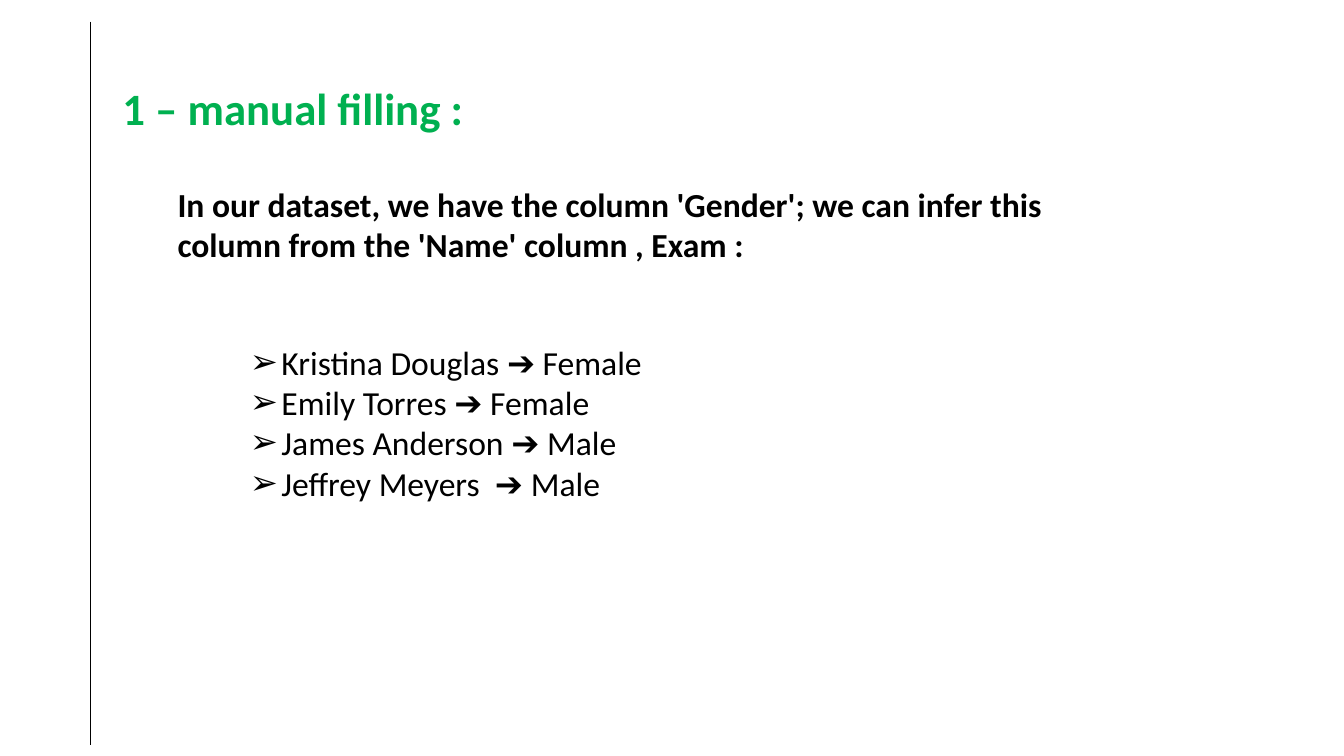
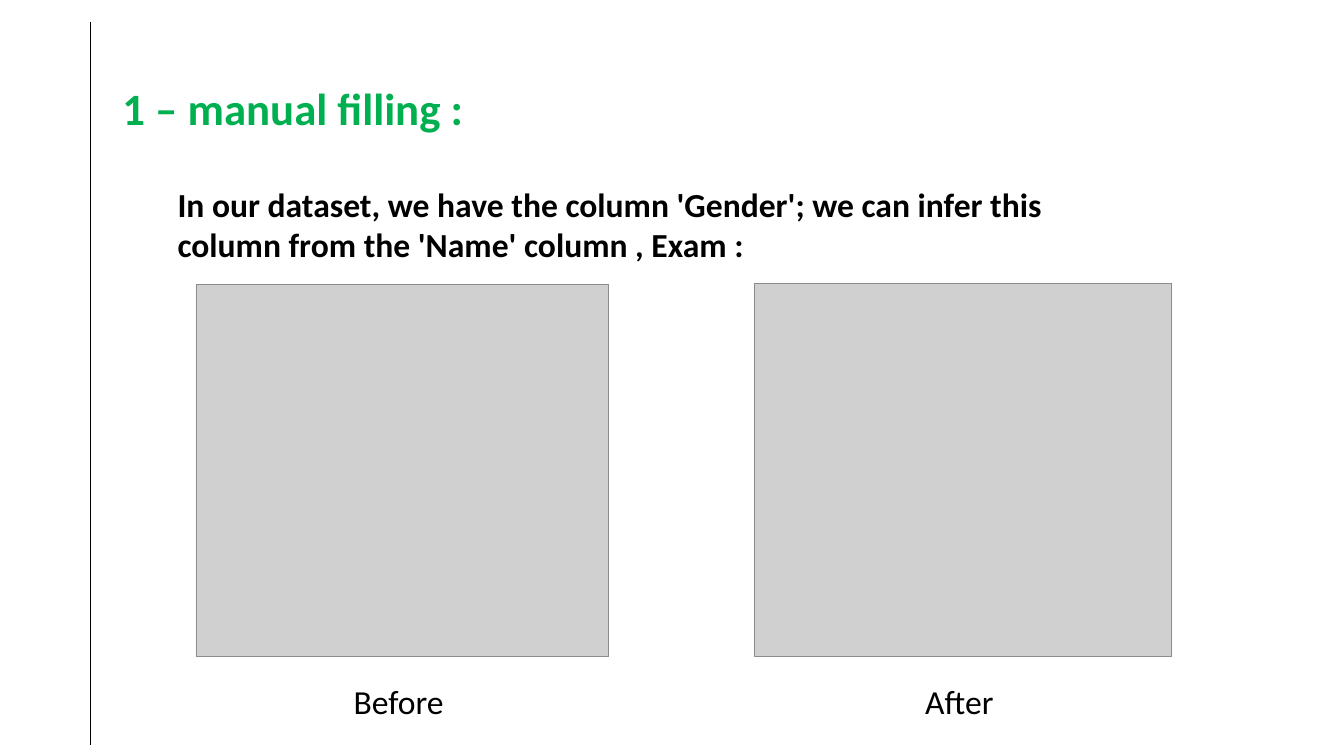
Before and after one commit to SmidaMohamedTaher/eda-task, a slide deck: slide 9 of Presentation1.pptx. Drawn at 1344x756 pixels with LibreOffice and Linux fonts; fonts in the diff are those of the drawing; grey boxes stand for pictures. Boxes give left, top, right and bottom in pixels: in the first picture for what was removed or moved away, otherwise in the second. Text is boxed around its words. In the diff, an @@ line names an element or a change of style, - is before the commit and + after.

```diff
--- a/Presentation1.pptx
+++ b/Presentation1.pptx
@@ picture added at (196,284,609,657) @@
@@ picture added at (755,284,1172,657) @@
@@ text removed at (281,351,642,502) @@
-➢ Kristina Douglas ➔ Female
-➢ Emily Torres ➔ Female
-➢ James Anderson ➔ Male
-➢ Jeffrey Meyers ➔ Male
@@ text added at (354,691,444,715), 24 pt, text #000000 @@
+Before
@@ text added at (925,691,993,715), 24 pt, text #000000 @@
+After
```
Also in this commit, not shown: 3 other slides changed.
